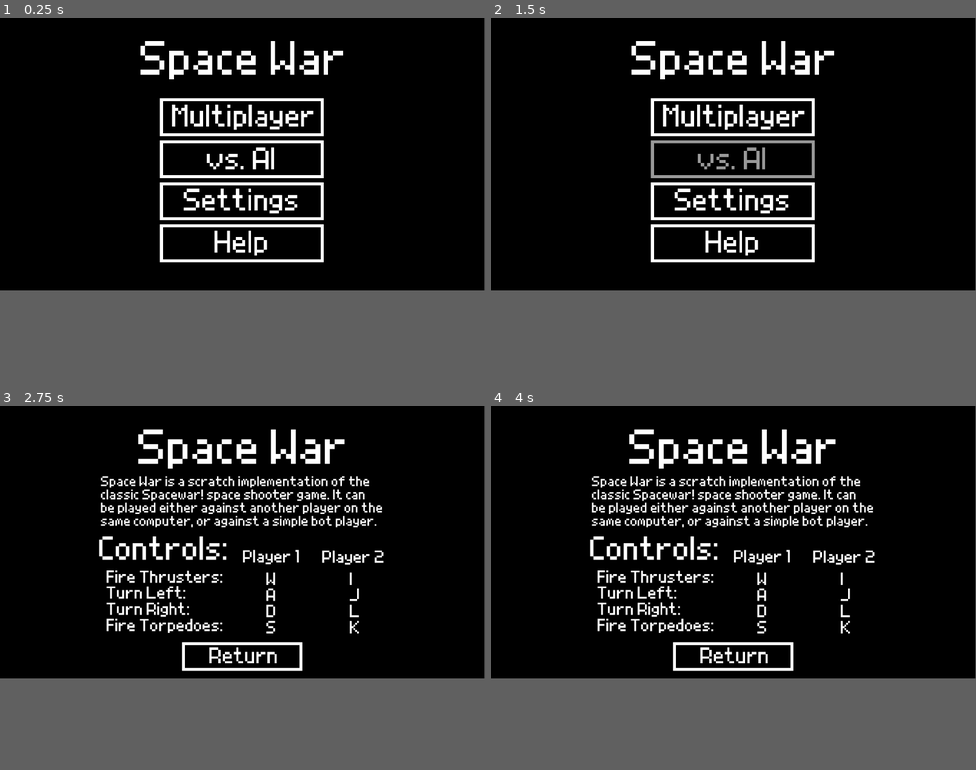
Above: before the commit, frames 1-4 (two rows, left to right).
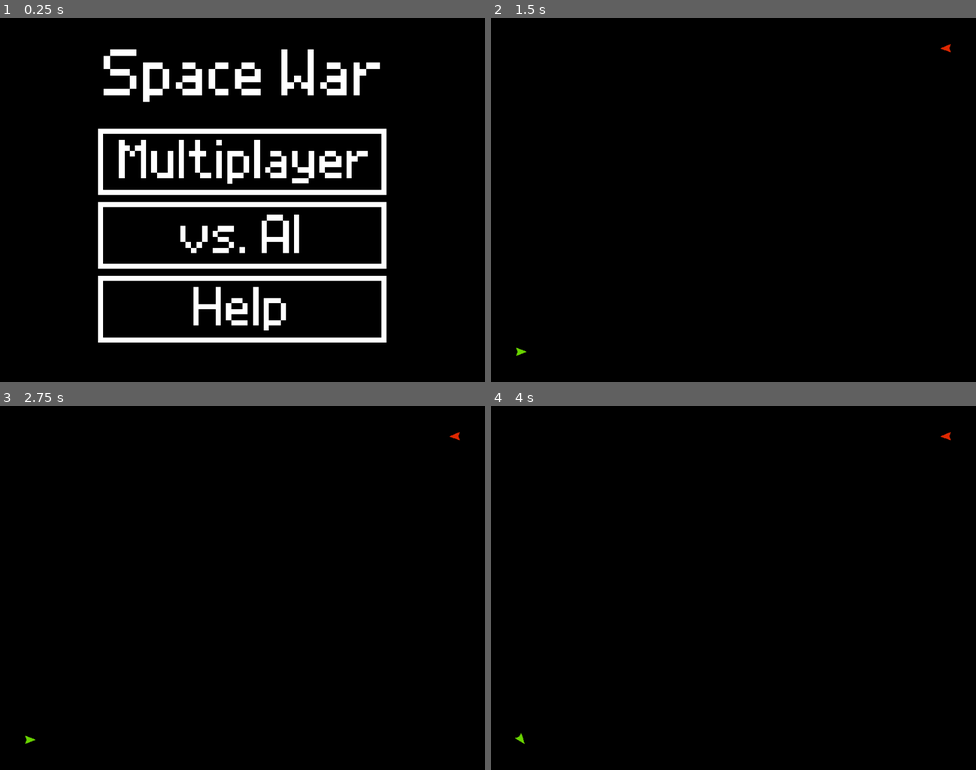
Above: after the commit, the same moments.

Repository: HMI-Studios/SpaceWar
Game: Godot game, scene res://MainMenu.tscn
Same seed, same stepped clock (60 frames per second), same inputs: the game is played once before the commit and once after it.
Inputs (mouse positions are in pixels of both pictures, inside the frame that each line leads up to; where the layout moved, square brackets give the same spot in the first picture):
- Up to frame 1 (0.25 s): no input
- Up to frame 2 (1.5 s): click (733, 127) [733, 116] at 0.5 s; click (733, 159) at 1.27 s
- Up to frame 3 (2.75 s): click (242, 631) at 2.02 s
- Up to frame 4 (4 s): click (733, 657) at 2.77 s; tap Enter at 3.5 s; move the mouse to (840, 529) at 3.52 s; hold D (player_1_right, bound only after the commit) from 3.53 s (still down)
In our replay, the window is 799x449 before the commit and 800x600 after it. These sizes can differ from the game's own. Grey fills any space a smaller window leaves; there, only what the larger window draws over its background counts as a difference.

The runs differ from the first frame. In frame 1, 17% of the frame differs, in the area x 20-80%, y 6-90%; in frame 2, 6.1%; in frame 3, 7.5%; in frame 4, 7.5%.

Commit message:
add ships that can move

Diff:
--- /dev/null
+++ b/Game.gd
@@ -0,0 +1,11 @@
+extends Node2D
+
+
+# Called when the node enters the scene tree for the first time.
+func _ready():
+    pass # Replace with function body.
+
+
+# Called every frame. 'delta' is the elapsed time since the previous frame.
+func _process(delta):
+    pass
--- /dev/null
+++ b/Game.tscn
@@ -0,0 +1,21 @@
+[gd_scene load_steps=5 format=3 uid="uid://du5o4oryxcsib"]
+
+[ext_resource type="Script" path="res://Game.gd" id="1_5rqoq"]
+[ext_resource type="PackedScene" uid="uid://cxwjx7nj7d2kv" path="res://Ship.tscn" id="2_b2p07"]
+[ext_resource type="Script" path="res://Player1.gd" id="3_sqf3e"]
+[ext_resource type="Script" path="res://Player2.gd" id="4_vttru"]
+
+[node name="Game" type="Node2D"]
+script = ExtResource("1_5rqoq")
+
+[node name="Player1" parent="." instance=ExtResource("2_b2p07")]
+modulate = Color(0.411765, 0.827451, 0, 1)
+position = Vector2(60, 660)
+rotation = 1.5708
+script = ExtResource("3_sqf3e")
+
+[node name="Player2" parent="." instance=ExtResource("2_b2p07")]
+modulate = Color(0.870588, 0.152941, 0, 1)
+position = Vector2(900, 60)
+rotation = 4.71239
+script = ExtResource("4_vttru")
--- /dev/null
+++ b/Global.gd
@@ -0,0 +1,3 @@
+extends Node
+
+var is_multiplayer = false
--- a/Help.tscn
+++ b/Help.tscn
@@ -1,7 +1,8 @@
-[gd_scene load_steps=3 format=3 uid="uid://dlkajaisgigrn"]
+[gd_scene load_steps=4 format=3 uid="uid://dlkajaisgigrn"]
 
 [ext_resource type="Texture2D" uid="uid://c74adeh8biefq" path="res://assets/help_page.png" id="1_7124r"]
 [ext_resource type="Texture2D" uid="uid://dv8nph5gk8hih" path="res://assets/return.png" id="2_sonvr"]
+[ext_resource type="Script" path="res://MainMenuBtn.gd" id="3_4g37e"]
 
 [node name="Control" type="Control"]
 layout_mode = 3
@@ -38,7 +39,13 @@
 texture_normal = ExtResource("2_sonvr")
 ignore_texture_size = true
 stretch_mode = 5
+script = ExtResource("3_4g37e")
 
 [node name="Control2" type="Control" parent="VBoxContainer"]
 layout_mode = 2
 size_flags_vertical = 3
+
+[connection signal="button_down" from="VBoxContainer/Return" to="VBoxContainer/Return" method="_on_button_down"]
+[connection signal="mouse_entered" from="VBoxContainer/Return" to="VBoxContainer/Return" method="_on_mouse_entered"]
+[connection signal="mouse_exited" from="VBoxContainer/Return" to="VBoxContainer/Return" method="_on_mouse_exited"]
+[connection signal="pressed" from="VBoxContainer/Return" to="VBoxContainer/Return" method="_on_pressed"]
--- a/MainMenu.gd
+++ b/MainMenu.gd
@@ -16,11 +16,13 @@
 
 
 func _on_multiplayer_pressed():
-    pass # Replace with function body.
+    Global.is_multiplayer = true
+    get_tree().change_scene_to_file("res://Game.tscn")
 
 
 func _on_vsai_pressed():
-    pass # Replace with function body.
+    Global.is_multiplayer = false
+    get_tree().change_scene_to_file("res://Game.tscn")
 
 
 func _on_settings_pressed():
--- a/MainMenu.tscn
+++ b/MainMenu.tscn
@@ -69,6 +69,7 @@
 script = ExtResource("3_aorho")
 
 [node name="Settings" type="TextureButton" parent="VBoxContainer/HBoxContainer/VBoxContainer"]
+visible = false
 texture_filter = 1
 layout_mode = 2
 size_flags_vertical = 3
--- /dev/null
+++ b/MainMenuBtn.gd
@@ -0,0 +1,15 @@
+extends "res://Button.gd"
+
+
+# Called when the node enters the scene tree for the first time.
+func _ready():
+    pass # Replace with function body.
+
+
+# Called every frame. 'delta' is the elapsed time since the previous frame.
+func _process(delta):
+    pass
+
+
+func _on_pressed():
+    get_tree().change_scene_to_file("res://MainMenu.tscn")
--- /dev/null
+++ b/Player1.gd
@@ -0,0 +1,16 @@
+extends "Ship.gd"
+
+
+func _ready():
+    pass # Replace with function body.
+
+
+func _physics_process(delta):
+    if Input.is_action_pressed("player_1_fwd"):
+        fwd()
+    if Input.is_action_pressed("player_1_left"):
+        left(delta)
+    if Input.is_action_pressed("player_1_right"):
+        right(delta)
+
+    super._physics_process(delta)
--- /dev/null
+++ b/Player2.gd
@@ -0,0 +1,11 @@
+extends "Ship.gd"
+
+
+# Called when the node enters the scene tree for the first time.
+func _ready():
+    pass # Replace with function body.
+
+
+# Called every frame. 'delta' is the elapsed time since the previous frame.
+func _process(delta):
+    pass
--- /dev/null
+++ b/Ship.gd
@@ -0,0 +1,36 @@
+extends CharacterBody2D
+
+
+@export var speed = 1.5
+@export var turn_speed = 2
+
+
+func mod(a, b):
+    if a >= 0:
+        return fmod(a, b)
+    else:
+        return fmod(fmod(a, b) + b, b)
+
+
+func fwd():
+    velocity += Vector2(0, -speed).rotated(rotation)
+
+
+func left(delta):
+    rotation -= turn_speed * delta
+
+
+func right(delta):
+    rotation += turn_speed * delta
+
+
+func shoot():
+    pass
+
+
+func _physics_process(delta):
+    position += velocity * delta
+
+    position.x = mod(position.x, 960)
+    position.y = mod(position.y, 720)
+    velocity -= velocity * 0.007
--- /dev/null
+++ b/Ship.tscn
@@ -0,0 +1,17 @@
+[gd_scene load_steps=3 format=3 uid="uid://cxwjx7nj7d2kv"]
+
+[ext_resource type="Texture2D" uid="uid://d2tatb8kagynx" path="res://assets/ship.png" id="1_ws6p3"]
+
+[sub_resource type="RectangleShape2D" id="RectangleShape2D_fwimd"]
+size = Vector2(32, 41)
+
+[node name="Player1" type="CharacterBody2D"]
+scale = Vector2(0.5, 0.5)
+
+[node name="CollisionShape2D" type="CollisionShape2D" parent="."]
+shape = SubResource("RectangleShape2D_fwimd")
+
+[node name="Sprite" type="Sprite2D" parent="."]
+texture_filter = 1
+rotation = -1.5708
+texture = ExtResource("1_ws6p3")
--- a/project.godot
+++ b/project.godot
@@ -17,6 +17,59 @@
 boot_splash/show_image=false
 config/icon="res://icon.svg"
 
+[autoload]
+
+Global="*res://Global.gd"
+
+[display]
+
+window/size/viewport_width=960
+window/size/viewport_height=720
+window/stretch/mode="viewport"
+
+[input]
+
+player_1_fwd={
+"deadzone": 0.5,
+"events": [Object(InputEventKey,"resource_local_to_scene":false,"resource_name":"","device":-1,"window_id":0,"alt_pressed":false,"shift_pressed":false,"ctrl_pressed":false,"meta_pressed":false,"pressed":false,"keycode":0,"physical_keycode":87,"key_label":0,"unicode":119,"echo":false,"script":null)
+]
+}
+player_1_left={
+"deadzone": 0.5,
+"events": [Object(InputEventKey,"resource_local_to_scene":false,"resource_name":"","device":-1,"window_id":0,"alt_pressed":false,"shift_pressed":false,"ctrl_pressed":false,"meta_pressed":false,"pressed":false,"keycode":0,"physical_keycode":65,"key_label":0,"unicode":97,"echo":false,"script":null)
+]
+}
+player_1_right={
+"deadzone": 0.5,
+"events": [Object(InputEventKey,"resource_local_to_scene":false,"resource_name":"","device":-1,"window_id":0,"alt_pressed":false,"shift_pressed":false,"ctrl_pressed":false,"meta_pressed":false,"pressed":false,"keycode":0,"physical_keycode":68,"key_label":0,"unicode":100,"echo":false,"script":null)
+]
+}
+player_1_shoot={
+"deadzone": 0.5,
+"events": [Object(InputEventKey,"resource_local_to_scene":false,"resource_name":"","device":-1,"window_id":0,"alt_pressed":false,"shift_pressed":false,"ctrl_pressed":false,"meta_pressed":false,"pressed":false,"keycode":0,"physical_keycode":83,"key_label":0,"unicode":115,"echo":false,"script":null)
+]
+}
+player_2_fwd={
+"deadzone": 0.5,
+"events": [Object(InputEventKey,"resource_local_to_scene":false,"resource_name":"","device":-1,"window_id":0,"alt_pressed":false,"shift_pressed":false,"ctrl_pressed":false,"meta_pressed":false,"pressed":false,"keycode":0,"physical_keycode":73,"key_label":0,"unicode":105,"echo":false,"script":null)
+]
+}
+player_2_left={
+"deadzone": 0.5,
+"events": [Object(InputEventKey,"resource_local_to_scene":false,"resource_name":"","device":-1,"window_id":0,"alt_pressed":false,"shift_pressed":false,"ctrl_pressed":false,"meta_pressed":false,"pressed":false,"keycode":0,"physical_keycode":74,"key_label":0,"unicode":106,"echo":false,"script":null)
+]
+}
+player_2_right={
+"deadzone": 0.5,
+"events": [Object(InputEventKey,"resource_local_to_scene":false,"resource_name":"","device":-1,"window_id":0,"alt_pressed":false,"shift_pressed":false,"ctrl_pressed":false,"meta_pressed":false,"pressed":false,"keycode":0,"physical_keycode":76,"key_label":0,"unicode":108,"echo":false,"script":null)
+]
+}
+player_2_shoot={
+"deadzone": 0.5,
+"events": [Object(InputEventKey,"resource_local_to_scene":false,"resource_name":"","device":-1,"window_id":0,"alt_pressed":false,"shift_pressed":false,"ctrl_pressed":false,"meta_pressed":false,"pressed":false,"keycode":0,"physical_keycode":75,"key_label":0,"unicode":107,"echo":false,"script":null)
+]
+}
+
 [rendering]
 
 renderer/rendering_method="gl_compatibility"
Not shown, changed: .gitignore
